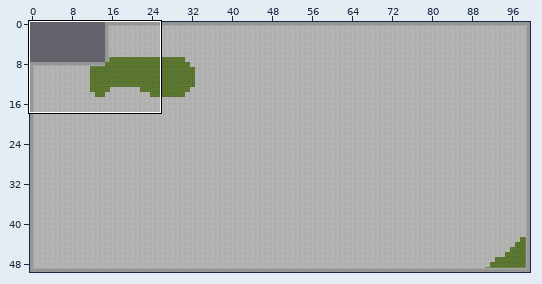
A Tiled map gets an edit: data/tile/map.tmx. The picture above shows the old version from afar; the outline marks the close-up.
Close-up. Before the commit:
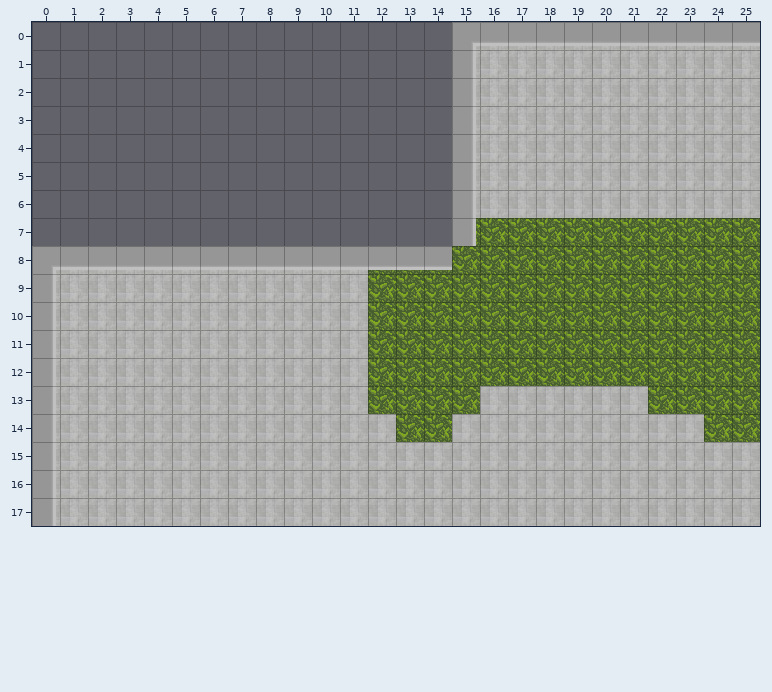
Cells are 32x32 px. Shown: x 0..25, y 0..17. The commit also changed other parts of the map, which this record leaves out.
And afterwards:
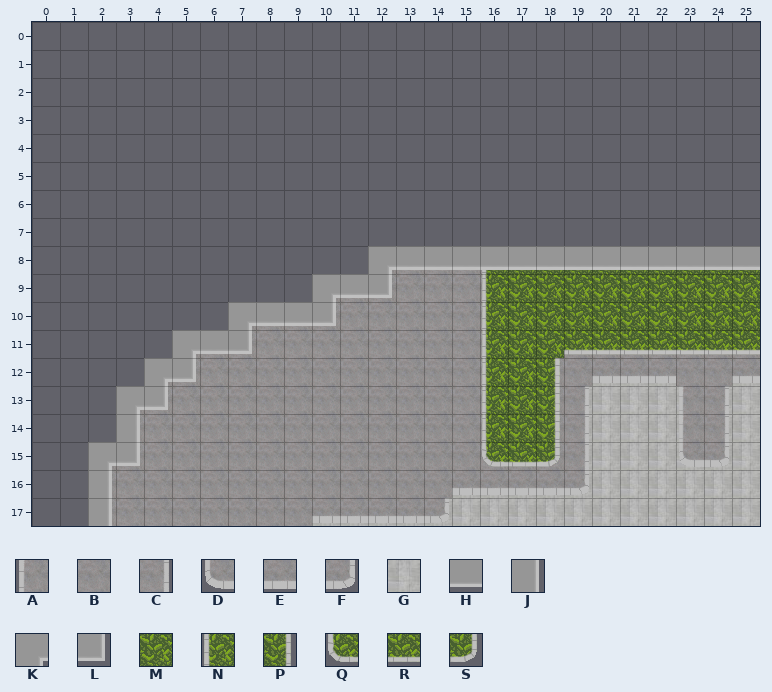
Key: from "Concrete Raised": A 3, B 4, C 5, D 6, E 7, F 8; from "concrete": G 0; from "edge_tileset": H 1, J 3, K 6, L 9; from "grass": M 0, N 3, P 5, Q 6, R 7, S 8.
_ is an empty cell, # one hidden under a higher layer, . an unchanged one.
Tiles of an added or newly shown layer are drawn over the layers below it.
The edit:
--- layer "Concrete"
@@ x 0..25 @@
- 0 ...............GGGGGGGGGGG
- 1 ...............GGGGGGGGGGG
- 2 ...............GGGGGGGGGGG
- 3 ...............GGGGGGGGGGG
- 4 ...............GGGGGGGGGGG
- 5 ...............GGGGGGGGGGG
- 6 ...............GGGGGGGGGGG
- 7 ...............###########
- 8 GGGGGGGGGGGG..............
- 9 GGGGGGGGGG................
-10 GGGGGGG...................
-11 GGGGG.....................
-12 GGGG......................
-13 GGG.......................
-14 GGG.......................
-15 GG........................
-16 GG........................
-17 GG........................
+ 0 ...............___________
+ 1 ...............___________
+ 2 ...............___________
+ 3 ...............___________
+ 4 ...............___________
+ 5 ...............___________
+ 6 ...............___________
+ 7 ...............___________
+ 8 ____________..............
+ 9 __________................
+10 _______...................
+11 _____.....................
+12 ____......................
+13 ___.......................
+14 ___.......................
+15 __........................
+16 __........................
+17 __........................
--- layer "Collidables" (added)
@@ x 2..25 @@
- 8 .........._____.........
- 9 ........_______.........
-10 .....__________.........
-11 ...____________.._______
-12 .._____________.________
-13 .______________.__...__.
-14 .______________.__...__.
-15 __________________...__.
-16 __________________......
-17 _____________...........
+ 8 ..........BBBBB.........
+ 9 ........BBBBBBB.........
+10 .....BBBBBBBBBB.........
+11 ...BBBBBBBBBBBB..BBBBBBB
+12 ..BBBBBBBBBBBBB.BBEEEBBE
+13 .BBBBBBBBBBBBBB.BC...AC.
+14 .BBBBBBBBBBBBBB.BC...AC.
+15 BBBBBBBBBBBBBBBBBC...DF.
+16 BBBBBBBBBBBBBEEEEF......
+17 BBBBBBBBEEEEF...........
--- layer "Grass"
@@ x 12..25 @@
- 7 ...MMMMMMMMMMM
- 8 MMMMM.........
- 9 MMMMM.........
-10 MMMMM.........
-11 MMMMM..MMMMMMM
-12 MMMMM.MMMMMMMM
-13 MMMM___...MMMM
-14 .MM.___.....MM
-15 ....___.......
+ 7 ...___________
+ 8 ____N.........
+ 9 ____N.........
+10 ____N.........
+11 ____N..RRRRRRR
+12 ____N.P_______
+13 ____NMP...____
+14 .__.NMP.....__
+15 ....QRS.......
--- layer "Edges"
@@ x 0..25 @@
- 0 ...............KHHHHHHHHHH
- 1 ...............J..........
- 2 ...............J..........
- 3 ...............J..........
- 4 ...............J..........
- 5 ...............J..........
- 6 ...............J..........
- 7 ...............J..........
- 8 KHHHHHHHHHHHH..___________
- 9 J.........___.............
-10 J......____...............
-11 J....___..................
-12 J...__....................
-13 J..__.....................
-14 J.._......................
-15 J.__......................
-16 J._.......................
-17 J._.......................
+ 0 ...............___________
+ 1 ..............._..........
+ 2 ..............._..........
+ 3 ..............._..........
+ 4 ..............._..........
+ 5 ..............._..........
+ 6 ..............._..........
+ 7 ..............._..........
+ 8 ____________K..HHHHHHHHHHH
+ 9 _.........KHL.............
+10 _......KHHL...............
+11 _....KHL..................
+12 _...KL....................
+13 _..KL.....................
+14 _..J......................
+15 _.KL......................
+16 _.J.......................
+17 _.J.......................
